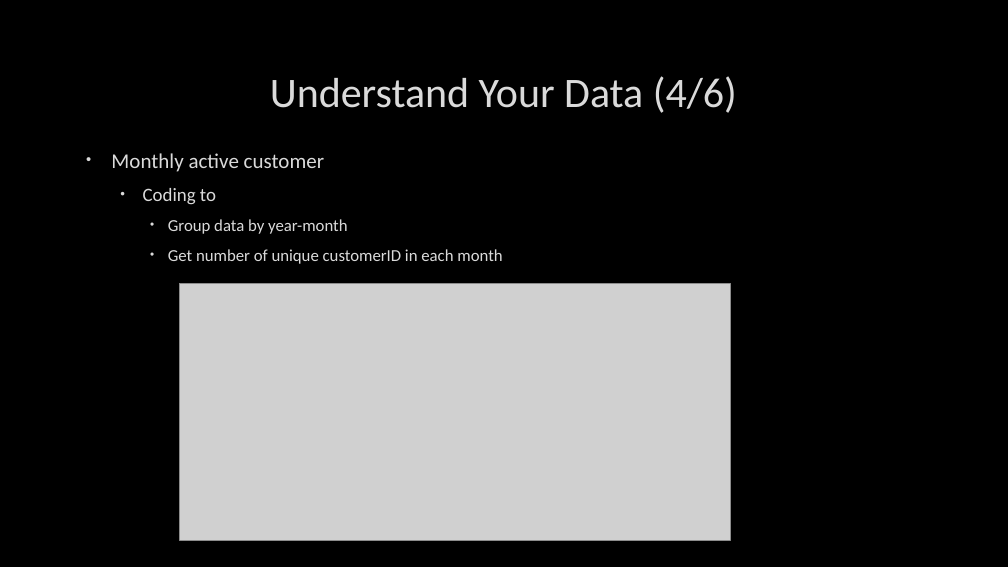
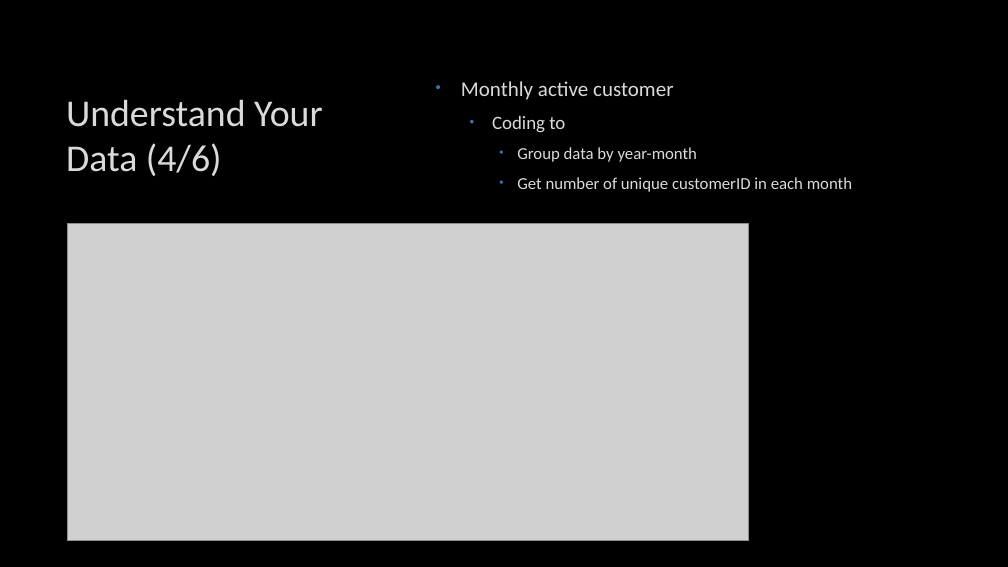
Before and after one commit to pantuwong/retail_analysis, a slide deck: slide 7 of Data Analysis in Python.pptx. Drawn at 1008x567 pixels with LibreOffice and Linux fonts; fonts in the diff are those of the drawing; grey boxes stand for pictures; background and template pictures are left out. Boxes give left, top, right and bottom in pixels: in the first picture for what was removed or moved away, otherwise in the second. Text is boxed around its words. In the diff, an @@ line names an element or a change of style, - is before the commit and + after.

```diff
--- a/Data Analysis in Python.pptx
+++ b/Data Analysis in Python.pptx
@@ title "Understand Your Data (4/6)" moved from (x1=270, y1=76, x2=737, y2=113) to (x1=66, y1=99, x2=323, y2=176) @@
@@ title "Understand Your Data (4/6)" at (x1=66, y1=99, x2=323, y2=176): size 40 to 36 pt; alignment centre to left @@
@@ text "Monthly active customer" moved from (x1=111, y1=153, x2=502, y2=264) to (x1=461, y1=81, x2=852, y2=192) @@
@@ text "Monthly active customer" at (x1=461, y1=81, x2=852, y2=192): bullet colour #DADADA to #3A77AF; vertical alignment top to middle @@
@@ picture resized from (x1=179, y1=284, x2=730, y2=541) to (x1=67, y1=224, x2=749, y2=541) @@
```
Also in this commit, not shown: 18 other slides changed.
